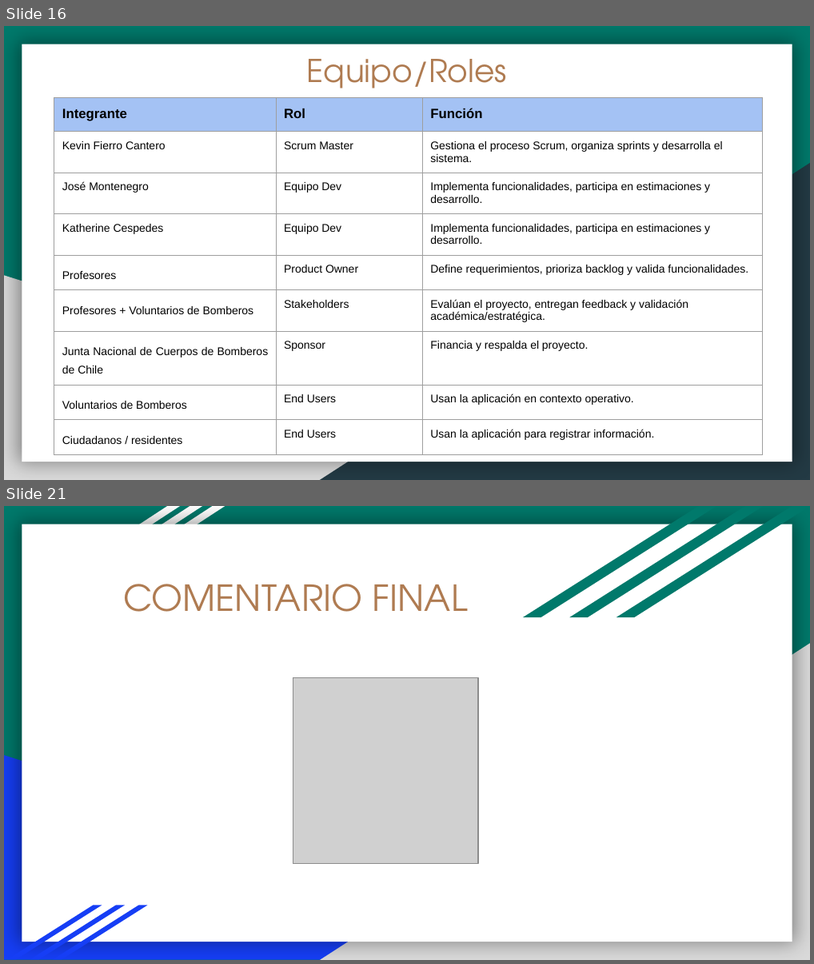
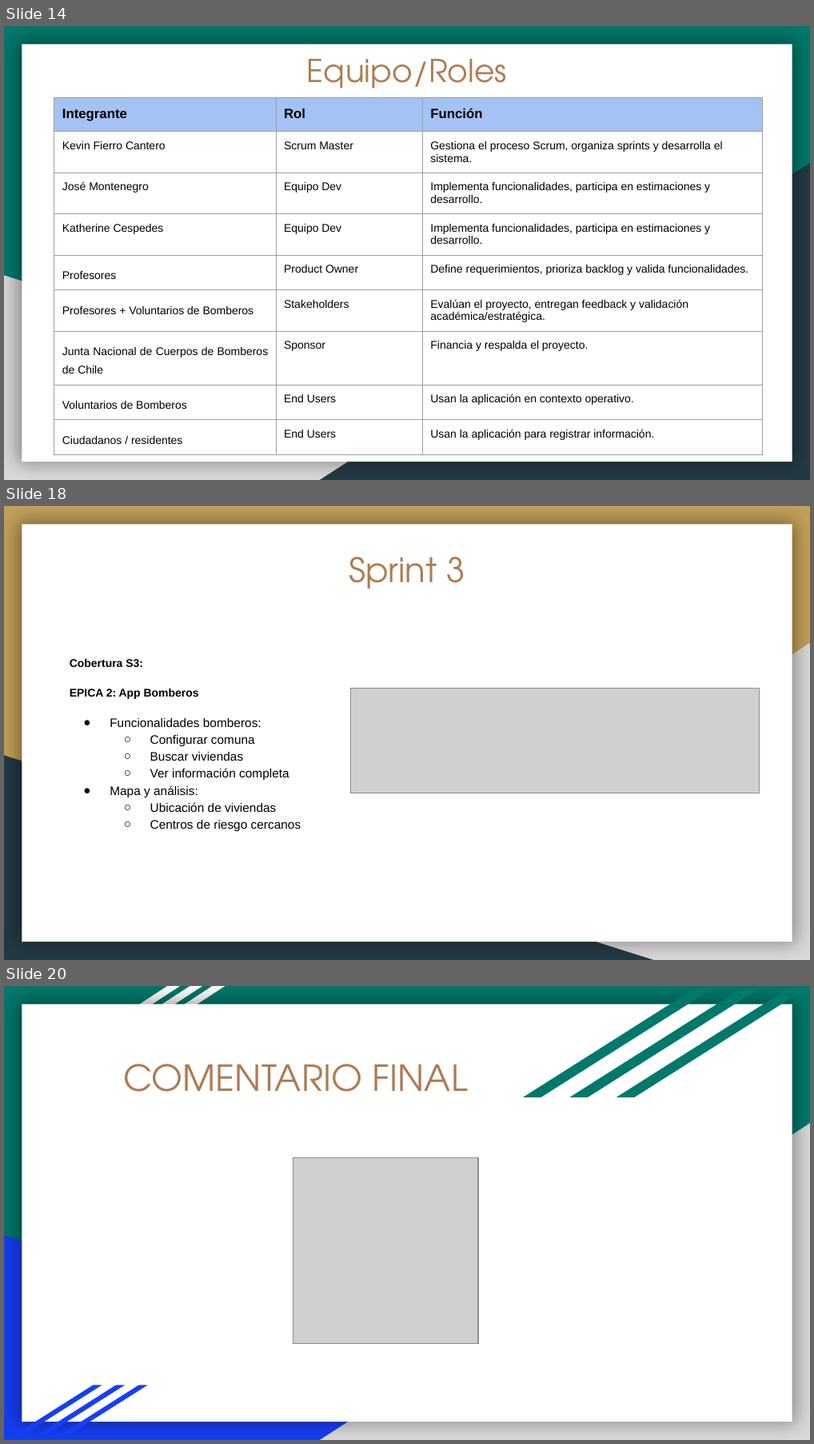
Before and after one commit to kfierroc/Capstone_G6_001, a slide deck: Fase 1/Evidencias Grupales/Presentación Fase 1.pptx. Shown one above the other, each under a label of ours: slides 16 and 21 before the commit, slides 14, 18 and 20 after it; the slides between them are not shown. The pictures are 814x964 and 814x1444 pixels, drawn with LibreOffice and Linux fonts; fonts in the diff are those of the drawing; grey boxes stand for pictures. Boxes give left, top, right and bottom in pixels: in the first picture for what was removed or moved away, otherwise in the second. Text is boxed around its words. In the diff, an @@ line names an element or a change of style, - is before the commit and + after.

```diff
--- a/Fase 1/Evidencias Grupales/Presentación Fase 1.pptx
+++ b/Fase 1/Evidencias Grupales/Presentación Fase 1.pptx
@@ slide 18 added at [4, 506, 810, 960], background #C4A15A; not listed: 2 template elements that a slide beside it also shows @@
@@ title added at [349, 556, 465, 588], 30 pt, text #AF7B51 @@
+Sprint 3
@@ text added at [70, 659, 302, 831], 11 pt, text #000000 @@
+Cobertura S3:
+EPICA 2: App Bomberos
+● Funcionalidades bomberos:
+  ○ Configurar comuna
+  ○ Buscar viviendas
+  ○ Ver información completa
+● Mapa y análisis:
+  ○ Ubicación de viviendas
+  ○ Centros de riesgo cercanos
@@ picture added at [350, 688, 759, 793] @@
@@ right triangle added at [4, 755, 654, 960], fill #233A44 @@
@@ what was slide 16 is now slide 14 @@
@@ what was slide 21 is now slide 20 @@
```
Also in this commit, not shown: 4 slides changed, 1 other slide added, 3 slides removed, 9 other files.
